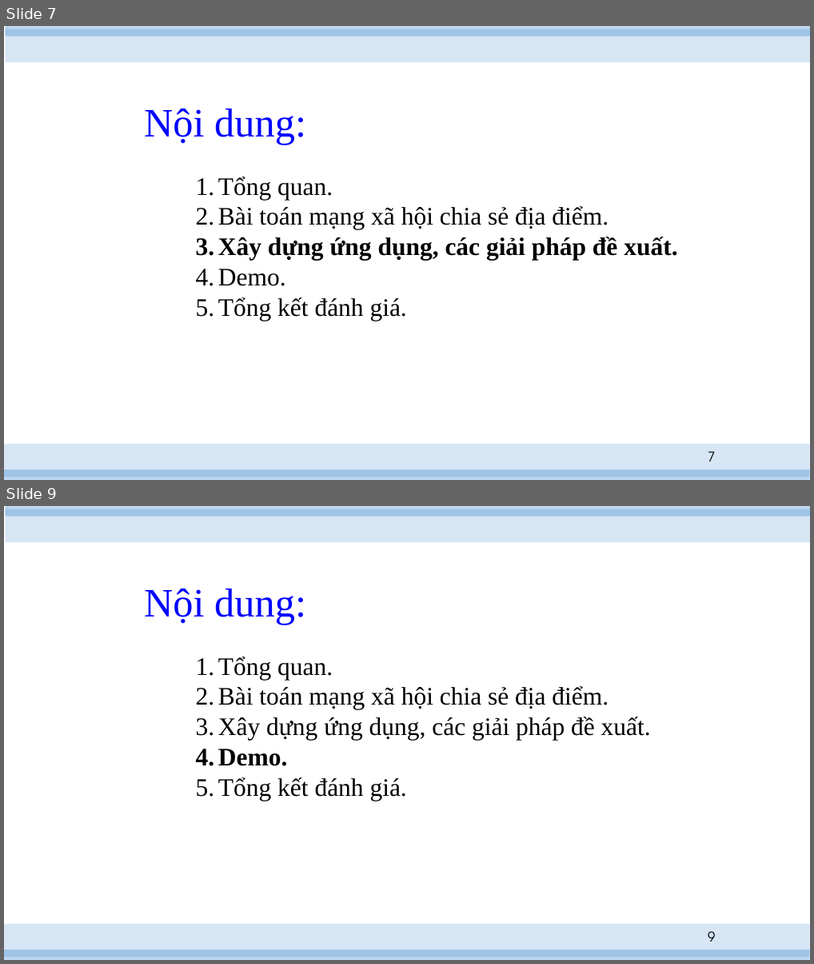
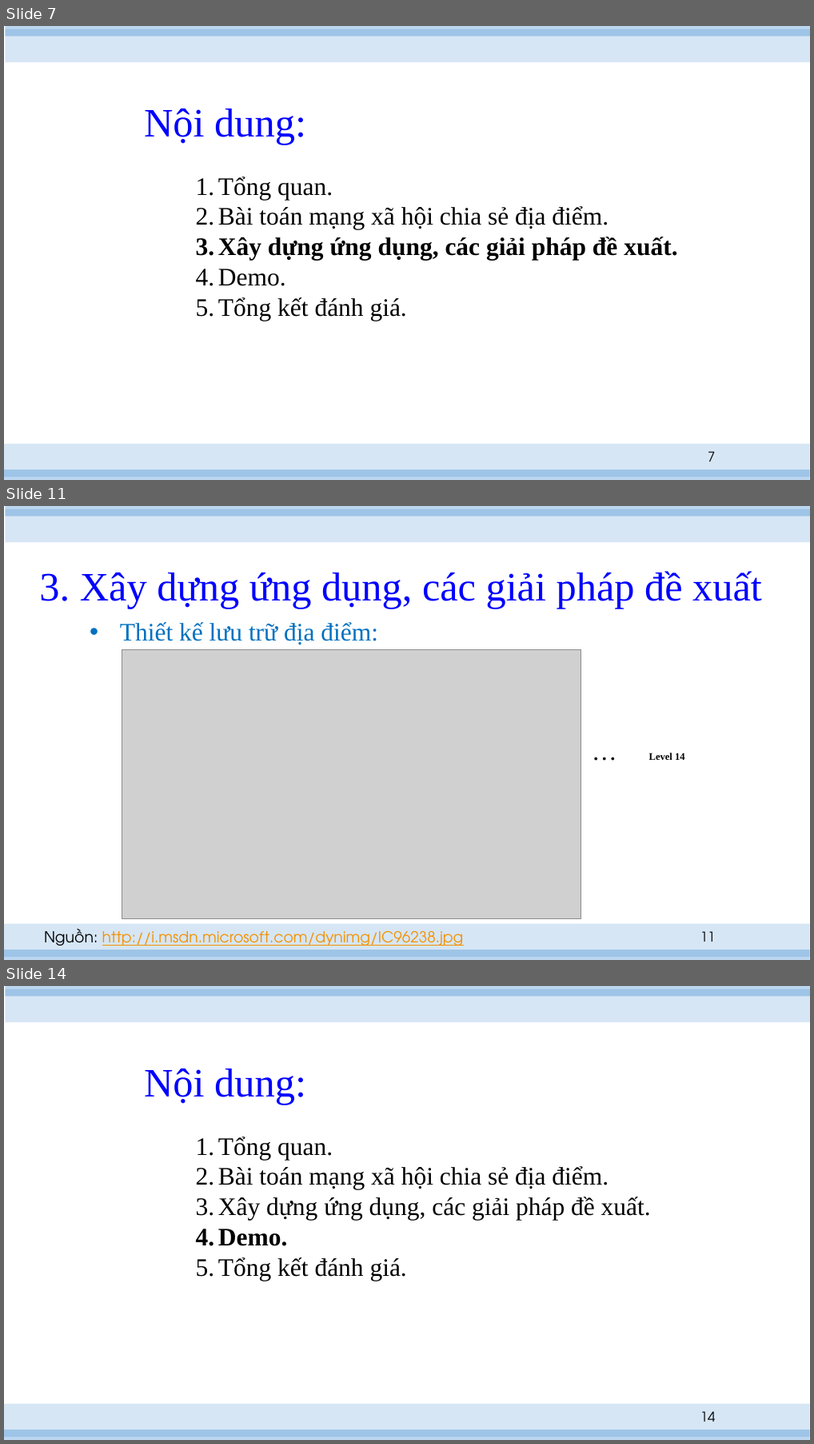
Before and after one commit to hvngoc/Presentation, a slide deck: slide.pptx. Shown one above the other, each under a label of ours: slides 7 and 9 before the commit, slides 7, 11 and 14 after it; the slides between them are not shown. The pictures are 814x964 and 814x1444 pixels, drawn with LibreOffice and Linux fonts; fonts in the diff are those of the drawing; grey boxes stand for pictures. Boxes give left, top, right and bottom in pixels: in the first picture for what was removed or moved away, otherwise in the second. Text is boxed around its words. In the diff, an @@ line names an element or a change of style, - is before the commit and + after.

```diff
--- a/slide.pptx
+++ b/slide.pptx
@@ slide 11 added at (4,506,810,960), background #FFFFFF; not listed: 4 template elements that a slide beside it also shows @@
@@ title added at (39,571,762,609), 48 pt, text #0000FF @@
+3. Xây dựng ứng dụng, các giải pháp đề xuất
@@ text added at (120,622,378,644), 30 pt, text #0070C0 @@
+• Thiết kế lưu trữ địa điểm:
@@ picture added at (122,649,582,919) @@
@@ text added at (586,732,701,769), 30 pt, text #000000 @@
+…
@@ text added at (650,752,686,760), 12 pt, text #000000, bold @@
+Level 14
@@ text added at (44,928,464,945), 18 pt, text #F49100, underline @@
+Nguồn: http://i.msdn.microsoft.com/dynimg/IC96238.jpg
@@ page number added at (701,931,716,941), 16 pt, text #000000 @@
+11
@@ what was slide 9 is now slide 14 @@
@@ page number at (701,1411,716,1421): text changed @@
-9
+14
```
Also in this commit, not shown: 1 slide changed, 4 other slides added.
